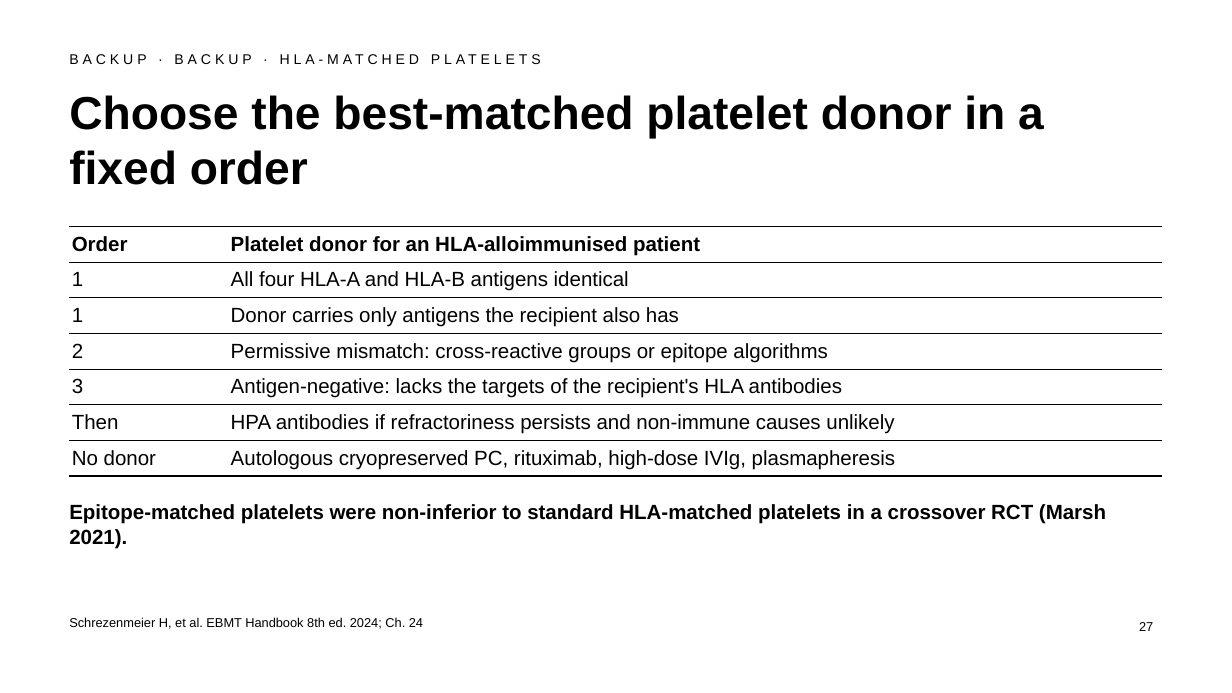
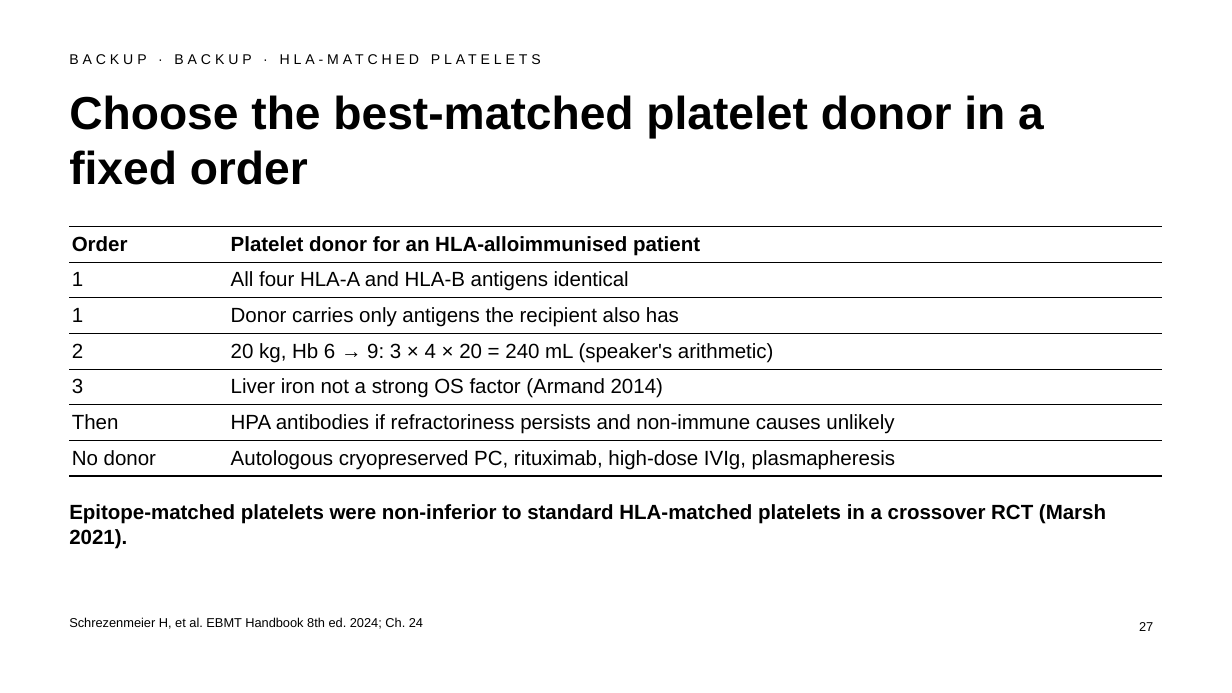
Before and after one commit to htlin222/ebmt-handbook-skill, a slide deck: slide 27 of slides/decks/s06-transfusion-abo.pptx. Drawn at 1232x693 pixels with LibreOffice and Linux fonts; fonts in the diff are those of the drawing. Boxes give left, top, right and bottom in pixels: in the first picture for what was removed or moved away, otherwise in the second. Text is boxed around its words. In the diff, an @@ line names an element or a change of style, - is before the commit and + after.

```diff
--- a/slides/decks/s06-transfusion-abo.pptx
+++ b/slides/decks/s06-transfusion-abo.pptx
@@ table at (x1=69, y1=226, x2=1163, y2=474) @@
-row 4, column 2: Permissive mismatch: cross-reactive groups or epitope algorithms
+row 4, column 2: 20 kg, Hb 6 → 9: 3 × 4 × 20 = 240 mL (speaker's arithmetic)
-row 5, column 2: Antigen-negative: lacks the targets of the recipient's HLA antibodies
+row 5, column 2: Liver iron not a strong OS factor (Armand 2014)
```
Also in this commit, not shown: 2 other slides changed, 18 other files.
